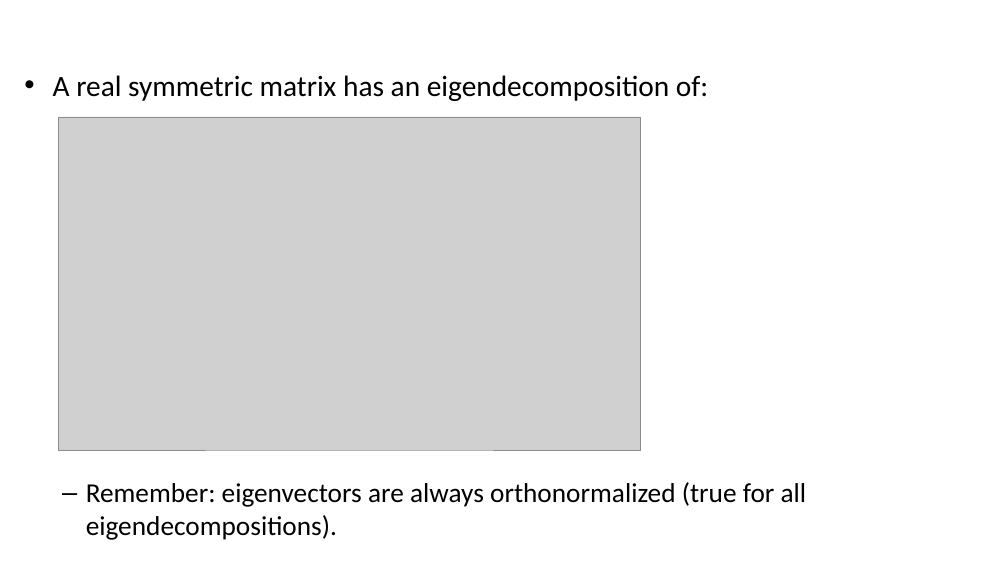
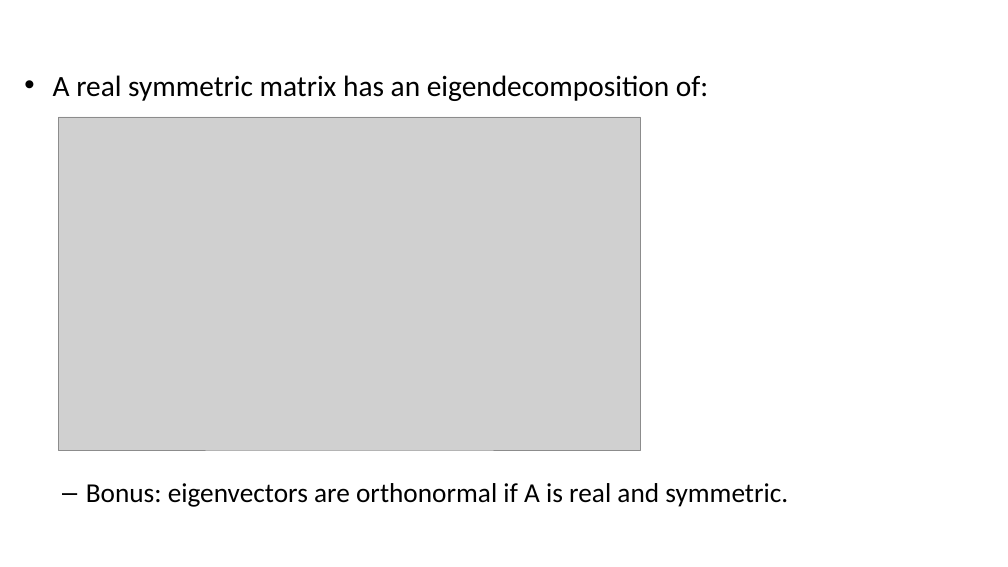
Before and after one commit to YoniChechik/AI_is_Math, a slide deck: slide 17 of c_08_features/features.pptx. Drawn at 1008x567 pixels with LibreOffice and Linux fonts; fonts in the diff are those of the drawing; grey boxes stand for pictures. Boxes give left, top, right and bottom in pixels: in the first picture for what was removed or moved away, otherwise in the second. Text is boxed around its words. In the diff, an @@ line names an element or a change of style, - is before the commit and + after.

```diff
--- a/c_08_features/features.pptx
+++ b/c_08_features/features.pptx
@@ text at [86,483,788,507]: text changed @@
-  – Remember: eigenvectors are always orthonormalized (true for all eigendecompositions).
+  – Bonus: eigenvectors are orthonormal if A is real and symmetric.
```
Also in this commit, not shown: 7 other slides changed, 2 slides added, 8 slides removed, 3 other files.
